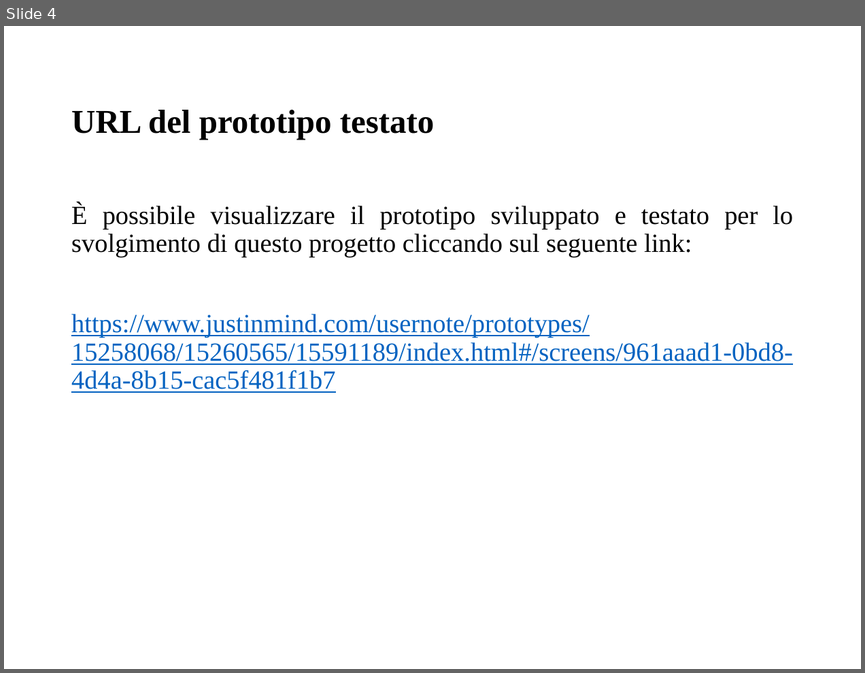
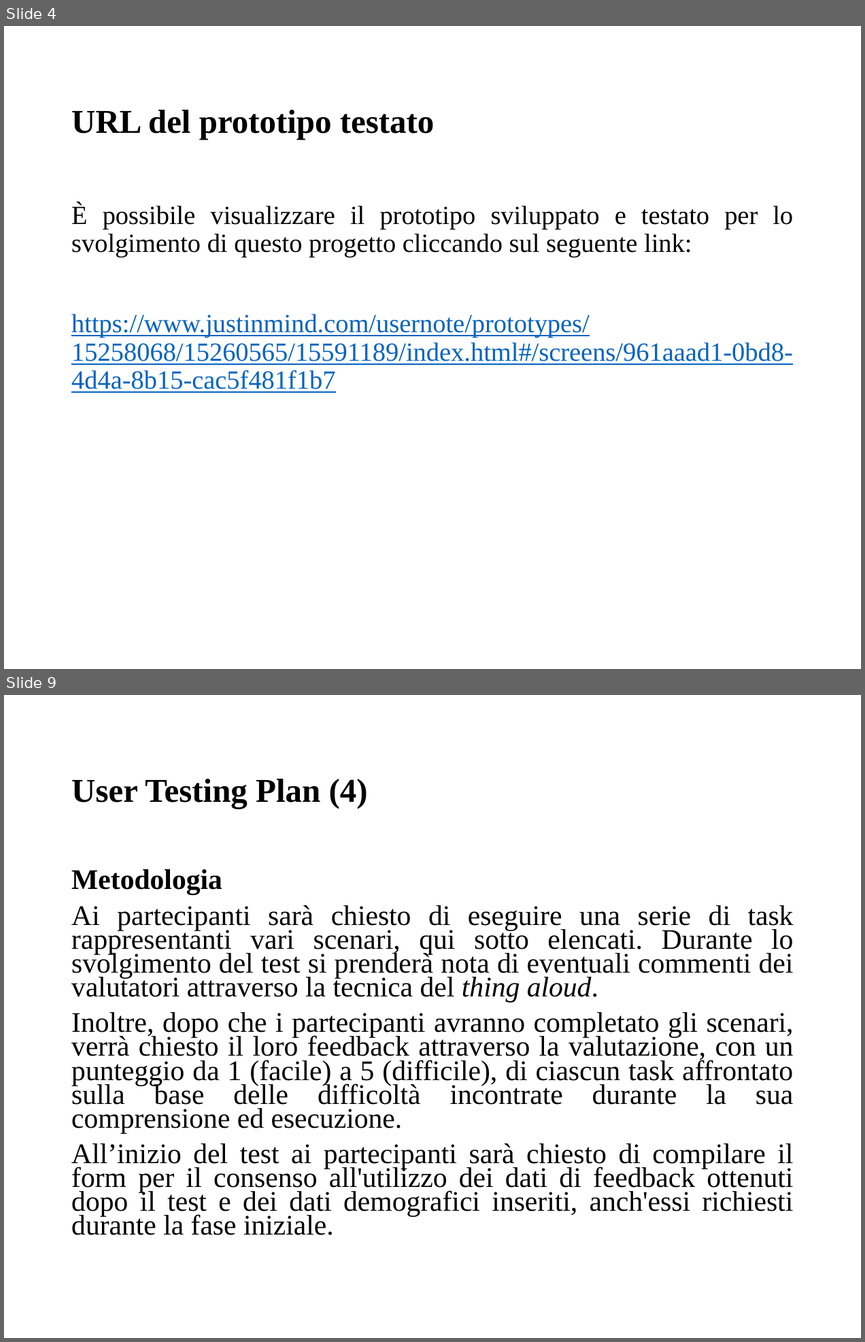
Before and after one commit to giusmastro91/Cognitive-systems, a slide deck: Prova_6/Leone_Mastrosimone_PresentazioneProgetto.pptx. Shown one above the other, each under a label of ours: slide 4 before the commit, slides 4 and 9 after it; the slides between them are not shown. The pictures are 865x673 and 865x1342 pixels, drawn with LibreOffice and Linux fonts; fonts in the diff are those of the drawing. Boxes give left, top, right and bottom in pixels: in the first picture for what was removed or moved away, otherwise in the second. Text is boxed around its words. In the diff, an @@ line names an element or a change of style, - is before the commit and + after.

```diff
--- a/Prova_6/Leone_Mastrosimone_PresentazioneProgetto.pptx
+++ b/Prova_6/Leone_Mastrosimone_PresentazioneProgetto.pptx
@@ slide 9 added at (x1=4, y1=695, x2=861, y2=1338), background #FFFFFF @@
@@ title added at (x1=71, y1=779, x2=368, y2=809), 28 pt, text #000000, bold @@
+User Testing Plan (4)
@@ text added at (x1=71, y1=869, x2=793, y2=1235), 23.8 pt, text #000000 @@
+Metodologia
+Ai partecipanti sarà chiesto di eseguire una serie di task rappresentanti vari scenari, qui sotto elencati. Durante lo svolgimento del test si prenderà nota di eventuali commenti dei valutatori attraverso la tecnica del thing aloud.
+Inoltre, dopo che i partecipanti avranno completato gli scenari, verrà chiesto il loro feedback attraverso la valutazione, con un punteggio da 1 (facile) a 5 (difficile), di ciascun task affrontato sulla base delle difficoltà incontrate durante la sua comprensione ed esecuzione.
+All’inizio del test ai partecipanti sarà chiesto di compilare il form per il consenso all'utilizzo dei dati di feedback ottenuti dopo il test e dei dati demografici inseriti, anch'essi richiesti durante la fase iniziale.
```
Also in this commit, not shown: 7 other slides added, 1 slide removed.
